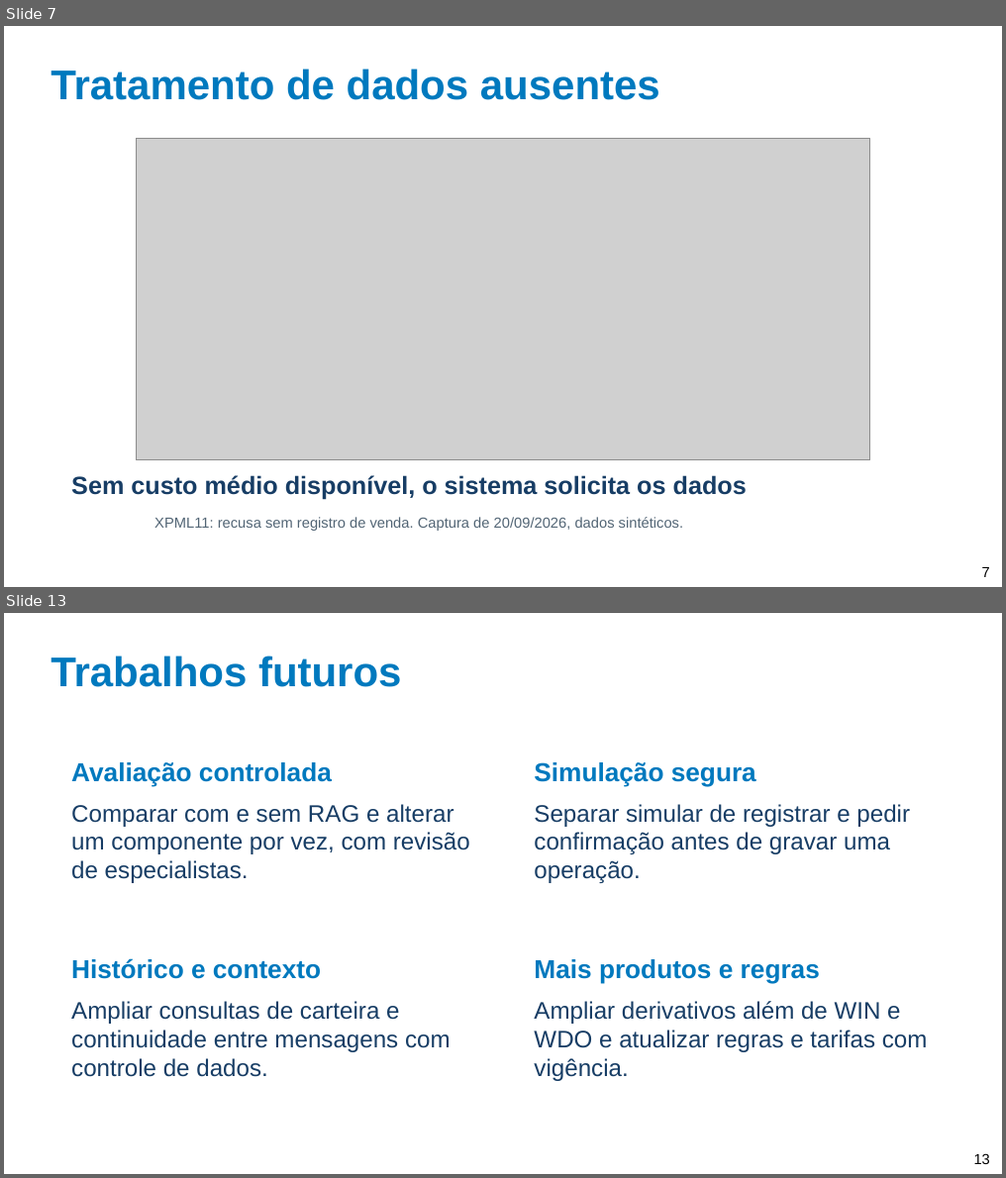
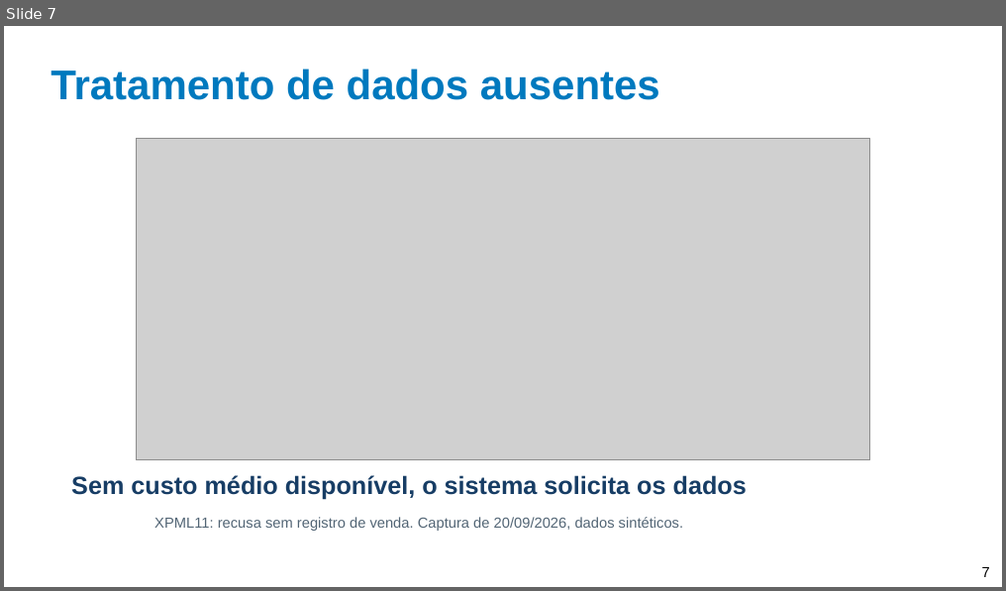
Before and after one commit to andreksp/BrazilianFinancialAssistant, a slide deck: Documentation/TCC/Revisao/Entrega_Final/Apresentacao_TCC_Andre_Khenaifes.pptx. Shown one above the other, each under a label of ours: slides 7 and 13 before the commit, slide 7 after it; the slides between them are not shown. The pictures are 1006x1178 and 1006x591 pixels, drawn with LibreOffice and Linux fonts; fonts in the diff are those of the drawing; grey boxes stand for pictures; background and template pictures are left out. Boxes give left, top, right and bottom in pixels: in the first picture for what was removed or moved away, otherwise in the second. Text is boxed around its words. In the diff, an @@ line names an element or a change of style, - is before the commit and + after.

```diff
--- a/Documentation/TCC/Revisao/Entrega_Final/Apresentacao_TCC_Andre_Khenaifes.pptx
+++ b/Documentation/TCC/Revisao/Entrega_Final/Apresentacao_TCC_Andre_Khenaifes.pptx
@@ slide 13 removed at [4, 613, 1002, 1174], background picture (left out); not listed: 1 template element that a slide beside it also shows @@
@@ text removed at [51, 656, 401, 687] @@
-Trabalhos futuros
@@ text removed at [71, 762, 332, 786] @@
-Avaliação controlada
@@ text removed at [534, 762, 756, 786] @@
-Simulação segura
@@ text removed at [71, 804, 470, 883] @@
-Comparar com e sem RAG e alterar um componente por vez, com revisão de especialistas.
@@ text removed at [534, 804, 910, 883] @@
-Separar simular de registrar e pedir confirmação antes de gravar uma operação.
@@ text removed at [71, 959, 321, 979] @@
-Histórico e contexto
@@ text removed at [534, 959, 820, 984] @@
-Mais produtos e regras
@@ text removed at [71, 1001, 450, 1077] @@
-Ampliar consultas de carteira e continuidade entre mensagens com controle de dados.
@@ text removed at [534, 1001, 928, 1081] @@
-Ampliar derivativos além de WIN e WDO e atualizar regras e tarifas com vigência.
```
Also in this commit, not shown: 6 slides changed, 2 slides added, 10 other files.
